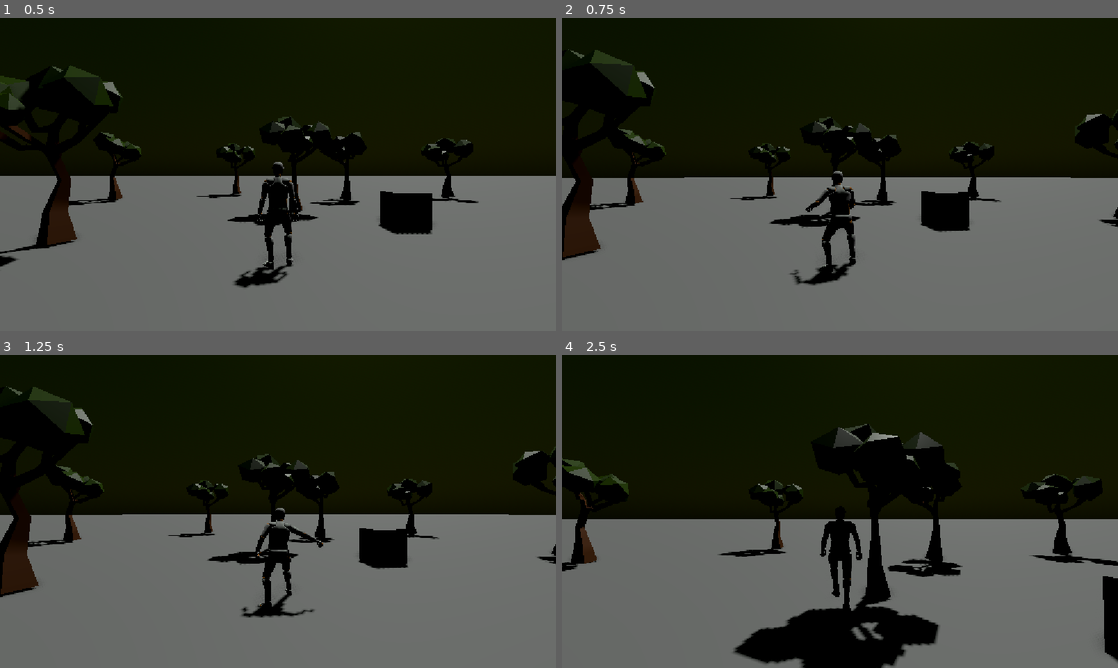
Above: before the commit, frames 1-4 (two rows, left to right).
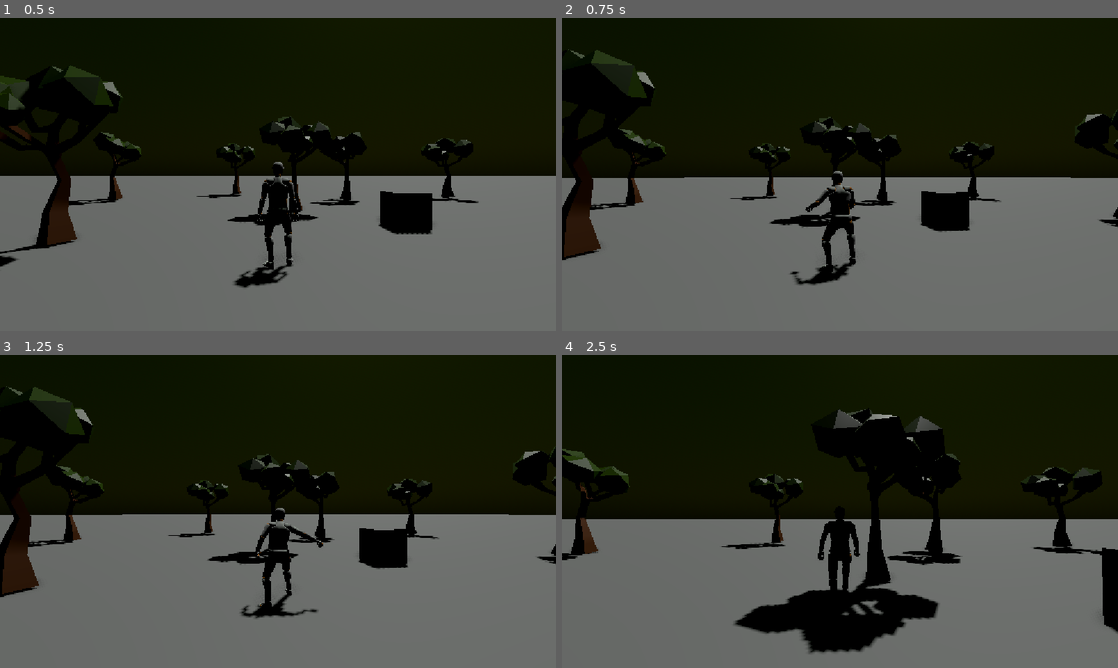
Above: after the commit, the same moments.

Repository: SamuelRodriguesMGR/dark-low-poly
Game: Godot game, scene res://Scenes/game.tscn
The game is run twice, just before and just after one commit, with the same random seed, the same clock (stepped at 60 frames per second) and the same inputs.
Inputs (mouse positions are in pixels of both pictures, inside the frame that each line leads up to):
- Up to frame 1 (0.5 s): no input
- Up to frame 2 (0.75 s): move the mouse to (867, 174) at 0.52 s; hold W (up) from 0.53 s (still down); click (867, 174) at 0.6 s
- Up to frame 3 (1.25 s): keep holding W (up); tap Space (jump) at 0.77, 1.07 s; tap F (roll) at 0.8 s
- Up to frame 4 (2.5 s): keep holding W (up); move the mouse to (812, 511) at 1.27 s; tap F (roll) at 1.35 s; tap Space (jump) at 1.52, 1.55, 1.82, 2.1 s; move the mouse to (851, 505) at 2.02 s; click (851, 505) at 2.3 s

Frame 1 is identical in both runs. In frame 2, 0.1% of the frame differs, in the area x 0-100%, y 10-86%; in frame 3, 0.1%; in frame 4, 10%, in the area x 0-100%, y 17-100%.

Commit message:
player jump

Diff:
--- a/Assets/animTree.tres
+++ b/Assets/animTree.tres
@@ -12,6 +12,13 @@
 [sub_resource type="AnimationNodeAnimation" id="AnimationNodeAnimation_qqvsf"]
 animation = &"Human_Idle_empty"
 
+[sub_resource type="AnimationNodeAnimation" id="AnimationNodeAnimation_8wkdj"]
+animation = &"Human_Idle_Jump"
+
+[sub_resource type="AnimationNodeOneShot" id="AnimationNodeOneShot_8wkdj"]
+fadein_time = 0.1
+fadeout_time = 0.5
+
 [sub_resource type="AnimationNodeBlend2" id="AnimationNodeBlend2_8gg06"]
 
 [sub_resource type="AnimationNodeAnimation" id="AnimationNodeAnimation_1mdwi"]
@@ -24,17 +31,19 @@
 [sub_resource type="AnimationNodeAnimation" id="AnimationNodeAnimation_dxcao"]
 animation = &"Human_Run_empty"
 
+[sub_resource type="AnimationNodeTimeScale" id="AnimationNodeTimeScale_oe86t"]
+
 [sub_resource type="AnimationNodeTimeScale" id="AnimationNodeTimeScale_8wkdj"]
 
 [resource]
-graph_offset = Vector2(-336.81427, 613.2057)
+graph_offset = Vector2(-508.94434, 334.30594)
 nodes/output/position = Vector2(1380, 780)
 nodes/Idle/node = SubResource("AnimationNodeAnimation_qqvsf")
-nodes/Idle/position = Vector2(-140, 840)
+nodes/Idle/position = Vector2(-480, 680)
 nodes/LocomotionBlend/node = SubResource("AnimationNodeBlend2_8gg06")
-nodes/LocomotionBlend/position = Vector2(200, 820)
+nodes/LocomotionBlend/position = Vector2(-200, 800)
 nodes/Run/node = SubResource("AnimationNodeAnimation_dxcao")
-nodes/Run/position = Vector2(-140, 1380)
+nodes/Run/position = Vector2(-540, 920)
 nodes/AttackOneShot/node = SubResource("AnimationNodeOneShot_fu1fx")
 nodes/AttackOneShot/position = Vector2(980, 760)
 nodes/Atk1/node = SubResource("AnimationNodeAnimation_apx8m")
@@ -44,7 +53,13 @@
 nodes/Roll/node = SubResource("AnimationNodeAnimation_1mdwi")
 nodes/Roll/position = Vector2(140, 1360)
 nodes/RollOneShot/node = SubResource("AnimationNodeOneShot_dxcao")
-nodes/RollOneShot/position = Vector2(500, 840)
+nodes/RollOneShot/position = Vector2(560, 820)
 nodes/roll_duration/node = SubResource("AnimationNodeTimeScale_8wkdj")
 nodes/roll_duration/position = Vector2(380, 1180)
-node_connections = [&"output", 0, &"AttackOneShot", &"LocomotionBlend", 0, &"Idle", &"LocomotionBlend", 1, &"Run", &"AttackOneShot", 0, &"RollOneShot", &"AttackOneShot", 1, &"AttackSpeed", &"AttackSpeed", 0, &"Atk1", &"RollOneShot", 0, &"LocomotionBlend", &"RollOneShot", 1, &"roll_duration", &"roll_duration", 0, &"Roll"]
+nodes/Jump/node = SubResource("AnimationNodeAnimation_8wkdj")
+nodes/Jump/position = Vector2(-580, 1300)
+nodes/JumpOneShot/node = SubResource("AnimationNodeOneShot_8wkdj")
+nodes/JumpOneShot/position = Vector2(180, 840)
+nodes/TimeScale/node = SubResource("AnimationNodeTimeScale_oe86t")
+nodes/TimeScale/position = Vector2(-338.13135, 1291.4252)
+node_connections = [&"output", 0, &"AttackOneShot", &"LocomotionBlend", 0, &"Idle", &"LocomotionBlend", 1, &"Run", &"AttackOneShot", 0, &"RollOneShot", &"AttackOneShot", 1, &"AttackSpeed", &"AttackSpeed", 0, &"Atk1", &"RollOneShot", 0, &"JumpOneShot", &"RollOneShot", 1, &"roll_duration", &"roll_duration", 0, &"Roll", &"JumpOneShot", 0, &"LocomotionBlend", &"JumpOneShot", 1, &"TimeScale", &"TimeScale", 0, &"Jump"]
--- a/Scenes/Characters/Player/PlayerFSM.gd
+++ b/Scenes/Characters/Player/PlayerFSM.gd
@@ -5,8 +5,12 @@
 const LOCOMOTION_BLEND: StringName = &"parameters/LocomotionBlend/blend_amount"
 const ATTACK_REQUEST: StringName = &"parameters/AttackOneShot/request"
 const ATTACK_ACTIVE: StringName = &"parameters/AttackOneShot/active"
+
 const ROLL_REQUEST: StringName = &"parameters/RollOneShot/request"
 const ROLL_ACTIVE: StringName = &"parameters/RollOneShot/active"
+
+const JUMP_REQUEST: StringName = &"parameters/JumpOneShot/request"
+const JUMP_ACTIVE: StringName = &"parameters/JumpOneShot/active"
 
 @onready var animation_tree: AnimationTree = parent.get_node("AnimationTree")
 
@@ -23,6 +27,7 @@
 	_add_state("locomotion")
 	_add_state("attack")
 	_add_state("roll")
+	_add_state("jump")
 
 
 func _ready() -> void:
@@ -50,16 +55,29 @@
 			):
 				return states.roll
 
+			if (
+				parent.can_move
+				and parent.jump_buffer_timer > 0.0
+				and parent.coyote_timer > 0.0
+			):
+				return states.jump
+
 		states.attack:
 			var attack_active: bool = animation_tree.get(ATTACK_ACTIVE)
 
 			if not attack_active:
 				return states.locomotion
 
+		states.jump:
+			var jump_active: bool = animation_tree.get(JUMP_ACTIVE)
+			if not jump_active and parent.is_on_floor():
+				return states.locomotion
+
 		states.roll:
 			var roll_active: bool = animation_tree.get(ROLL_ACTIVE)
 			if not roll_active:
 				return states.locomotion
+
 
 	return -1
 
@@ -77,6 +95,18 @@
 
 			animation_tree.set(
 				ATTACK_REQUEST,
+				AnimationNodeOneShot.ONE_SHOT_REQUEST_FIRE
+			)
+
+		states.jump:
+			# Применяем импульс прыжка
+			parent.velocity.y = parent.jump_velocity
+			# Сбрасываем таймеры, чтобы прыжок не сработал повторно
+			parent.coyote_timer = 0.0
+			parent.jump_buffer_timer = 0.0
+			# Запускаем анимацию прыжка
+			animation_tree.set(
+				JUMP_REQUEST,
 				AnimationNodeOneShot.ONE_SHOT_REQUEST_FIRE
 			)
 
--- a/Scenes/Characters/Player/player.gd
+++ b/Scenes/Characters/Player/player.gd
@@ -91,11 +91,6 @@
 
 ##Прыжок
 func _handle_jump() -> void:
-	if jump_buffer_timer > 0.0 and coyote_timer > 0.0:
-		velocity.y = jump_velocity
-		coyote_timer = 0.0
-		jump_buffer_timer = 0.0
-
 	if Input.is_action_just_released(&"jump") and velocity.y > 0.0:
 		velocity.y *= 0.5
 
--- a/Scenes/Characters/Player/player.tscn
+++ b/Scenes/Characters/Player/player.tscn
@@ -27,47 +27,47 @@
 transform = Transform3D(-1, 0, -8.742278e-08, 0, 1, 0, 8.742278e-08, 0, -1, 0, 0, 0)
 
 [node name="Skeleton3D" parent="VisualRoot/Character_anim/Rigged Human Mannequin man (Rigify)" parent_id_path=PackedInt32Array(105577434, 1423673759) index="0" unique_id=1147659186]
-bones/0/position = Vector3(7.6354705e-16, 0.7418385, -0.020853646)
-bones/0/rotation = Quaternion(0.052037664, 2.380956e-07, 1.2406749e-08, 0.9986452)
+bones/0/position = Vector3(7.635472e-16, 0.74451864, -0.021071516)
+bones/0/rotation = Quaternion(0.05195374, 2.3809662e-07, 1.2386741e-08, 0.99864954)
 bones/1/rotation = Quaternion(-0.04335061, -1.19097216e-07, -1.5503387e-08, 0.99906)
-bones/2/rotation = Quaternion(0.04055686, -1.1911556e-07, 4.8345763e-09, 0.9991773)
-bones/3/rotation = Quaternion(0.08170339, 1.0653601e-07, -4.197057e-09, 0.9966567)
-bones/4/rotation = Quaternion(0.041835975, 1.4393255e-07, 3.6951388e-08, 0.9991245)
+bones/2/rotation = Quaternion(0.039238255, -1.1912167e-07, 4.6774025e-09, 0.9992299)
+bones/3/rotation = Quaternion(0.08030763, 1.06529846e-07, -4.3462114e-09, 0.9967702)
+bones/4/rotation = Quaternion(0.043212533, 1.4392923e-07, 3.743945e-08, 0.99906594)
 bones/5/rotation = Quaternion(-0.0023963037, -3.593287e-08, 6.644879e-08, 0.99999714)
-bones/6/rotation = Quaternion(-0.14844806, -8.146681e-08, -1.2271542e-07, 0.9889202)
-bones/7/position = Vector3(0.08915554, 0.8164362, -0.0021314546)
-bones/7/rotation = Quaternion(0.9859112, 0.106823884, 0.0059185633, 0.12857975)
-bones/7/scale = Vector3(1.015008, 0.9706466, 1.0150079)
-bones/8/rotation = Quaternion(-3.034179e-08, -0.10655019, -2.1464531e-08, 0.9943074)
-bones/9/rotation = Quaternion(0.38507524, -0.10581038, 0.043995522, 0.9157433)
-bones/9/scale = Vector3(0.99923277, 0.9794264, 1.0228106)
+bones/6/rotation = Quaternion(-0.14508751, -8.177447e-08, -1.2209566e-07, 0.9894189)
+bones/7/position = Vector3(0.08915554, 0.819123, -0.0023762733)
+bones/7/rotation = Quaternion(0.9865085, 0.105121054, 0.005805298, 0.12536742)
+bones/7/scale = Vector3(1.0147679, 0.971106, 1.014768)
+bones/8/rotation = Quaternion(-2.7287724e-08, -0.10662067, -1.4749668e-08, 0.9942998)
+bones/9/rotation = Quaternion(0.37802926, -0.10611061, 0.04314392, 0.9186801)
+bones/9/scale = Vector3(0.9992404, 0.98038614, 1.0217707)
 bones/10/rotation = Quaternion(-2.234976e-08, -0.010298346, -5.281195e-09, 0.9999471)
-bones/11/rotation = Quaternion(-0.65671444, -0.010266368, 0.04527136, 0.7527093)
-bones/11/scale = Vector3(0.986435, 0.9864201, 1.0277969)
+bones/11/rotation = Quaternion(-0.6535985, -0.010254533, 0.044955257, 0.75543565)
+bones/11/scale = Vector3(0.9866313, 0.9867095, 1.0272954)
 bones/12/rotation = Quaternion(0.034747213, 0.9539967, -0.29760763, 0.010616786)
 bones/12/scale = Vector3(0.9998775, 1.0001333, 0.99999547)
-bones/13/position = Vector3(-0.08915553, 0.8164362, -0.002131462)
-bones/13/rotation = Quaternion(0.95997965, -0.12983027, -0.0071933074, 0.24805564)
-bones/13/scale = Vector3(1.0142137, 0.9721675, 1.0142138)
-bones/14/rotation = Quaternion(-6.5029377e-09, 0.07973612, -4.4339785e-08, 0.99681604)
-bones/15/rotation = Quaternion(0.36163443, 0.079288825, -0.030467119, 0.9284426)
-bones/15/scale = Vector3(0.99926066, 0.9826911, 1.0192742)
+bones/13/position = Vector3(-0.08915555, 0.8191231, -0.0023762733)
+bones/13/rotation = Quaternion(0.96124846, -0.1282979, -0.007085267, 0.24390757)
+bones/13/scale = Vector3(1.0139554, 0.97266334, 1.0139555)
+bones/14/rotation = Quaternion(-9.951132e-09, 0.07980942, -4.1427064e-08, 0.99681014)
+bones/15/rotation = Quaternion(0.35374483, 0.079575226, -0.029791636, 0.9314746)
+bones/15/scale = Vector3(0.99927056, 0.9836939, 1.0181872)
 bones/16/rotation = Quaternion(3.44868e-08, -0.046625454, -1.3642253e-08, 0.99891245)
-bones/17/rotation = Quaternion(-0.54578364, -0.046160057, -0.055554554, 0.83480734)
-bones/17/scale = Vector3(0.9869778, 0.9928413, 1.020943)
+bones/17/rotation = Quaternion(-0.542522, -0.046034083, -0.05593939, 0.836912)
+bones/17/scale = Vector3(0.9872587, 0.9931103, 1.0203726)
 bones/18/rotation = Quaternion(-0.0348938, 0.95396674, -0.29766965, -0.0110848285)
 bones/18/scale = Vector3(0.999867, 1.0001446, 0.9999955)
-bones/19/position = Vector3(0.082570046, 1.4198065, 0.05574532)
-bones/19/rotation = Quaternion(0.49188277, 0.38374707, 0.6058502, -0.49369526)
-bones/20/position = Vector3(0.1853431, 1.3557856, 0.03381788)
-bones/20/rotation = Quaternion(-0.07407522, 0.15820739, -0.97752917, 0.11798337)
-bones/20/scale = Vector3(1.0086651, 0.9828923, 1.0086652)
-bones/21/rotation = Quaternion(-2.1363778e-08, 0.02196796, -5.1807838e-08, 0.9997587)
-bones/22/rotation = Quaternion(0.26987055, 0.02199074, -0.006074991, 0.96262634)
-bones/22/scale = Vector3(1.0004529, 0.99225444, 1.0076177)
-bones/23/rotation = Quaternion(4.467504e-08, -0.027983813, 3.5784705e-08, 0.9996084)
-bones/24/rotation = Quaternion(0.10758461, -0.028165776, 0.031651285, 0.99329275)
-bones/24/scale = Vector3(0.9910528, 1.0169805, 0.9922503)
+bones/19/position = Vector3(0.082570046, 1.4227431, 0.053636506)
+bones/19/rotation = Quaternion(0.49327195, 0.38545275, 0.6047665, -0.49230736)
+bones/20/position = Vector3(0.18534306, 1.3586175, 0.03205798)
+bones/20/rotation = Quaternion(-0.07365915, 0.15456855, -0.97819394, 0.11755638)
+bones/20/scale = Vector3(1.0085942, 0.98303056, 1.0085943)
+bones/21/rotation = Quaternion(3.22743e-08, 0.021716801, -1.0018726e-07, 0.99976426)
+bones/22/rotation = Quaternion(0.26600415, 0.0217038, -0.0059027183, 0.96370953)
+bones/22/scale = Vector3(1.0004463, 0.99251467, 1.0073495)
+bones/23/rotation = Quaternion(5.6498784e-08, -0.027715234, 5.06624e-08, 0.9996159)
+bones/24/rotation = Quaternion(0.107801005, -0.027907893, 0.03164285, 0.9932769)
+bones/24/scale = Vector3(0.9911261, 1.016835, 0.99231774)
 bones/25/position = Vector3(0.0065984745, 0.12044685, 0.035507984)
 bones/25/rotation = Quaternion(0.274081, 0.6873801, -0.26912984, 0.6164069)
 bones/26/rotation = Quaternion(0.15018345, 2.8056688e-06, -1.0507719e-06, 0.9886582)
@@ -87,17 +87,17 @@
 bones/40/rotation = Quaternion(0.3919118, 0.61861014, -0.39735627, 0.55302316)
 bones/41/rotation = Quaternion(0.6552147, -8.7912274e-05, -0.00010131805, 0.75544274)
 bones/42/rotation = Quaternion(0.6819938, 0.00017138959, 0.00019311627, 0.73135793)
-bones/44/position = Vector3(-0.08257004, 1.4198065, 0.05574532)
-bones/44/rotation = Quaternion(0.49188888, -0.38375455, -0.60584545, -0.49368933)
-bones/45/position = Vector3(-0.18534304, 1.3557858, 0.03381788)
-bones/45/rotation = Quaternion(-0.07407582, -0.15820816, 0.977529, 0.11798361)
-bones/45/scale = Vector3(1.0086656, 0.98289204, 1.0086654)
-bones/46/rotation = Quaternion(-2.8508671e-08, -0.021968214, 4.7884328e-08, 0.9997587)
-bones/47/rotation = Quaternion(0.2698721, -0.021990897, 0.006074852, 0.962626)
-bones/47/scale = Vector3(1.0004532, 0.9922547, 1.0076178)
-bones/48/rotation = Quaternion(-3.61549e-09, 0.027983926, 6.573384e-08, 0.9996084)
-bones/49/rotation = Quaternion(0.10758455, 0.028165763, -0.031651154, 0.99329275)
-bones/49/scale = Vector3(0.99105304, 1.0169806, 0.9922505)
+bones/44/position = Vector3(-0.08257004, 1.4227431, 0.053636502)
+bones/44/rotation = Quaternion(0.49329287, -0.3854783, -0.60475016, -0.49228656)
+bones/45/position = Vector3(-0.18534306, 1.3586174, 0.032057974)
+bones/45/rotation = Quaternion(-0.07365701, -0.15455718, 0.9781961, 0.11755515)
+bones/45/scale = Vector3(1.0085946, 0.9830305, 1.0085945)
+bones/46/rotation = Quaternion(-4.6351232e-08, -0.021716952, 4.9027754e-08, 0.99976414)
+bones/47/rotation = Quaternion(0.26602027, -0.021705097, 0.0059033283, 0.963705)
+bones/47/scale = Vector3(1.0004468, 0.99251485, 1.0073496)
+bones/48/rotation = Quaternion(2.0469168e-08, 0.027715351, 2.424402e-08, 0.9996159)
+bones/49/rotation = Quaternion(0.10780138, 0.027907891, -0.03164266, 0.9932768)
+bones/49/scale = Vector3(0.9911265, 1.0168352, 0.992318)
 bones/50/position = Vector3(-0.0065983804, 0.12044675, 0.035508014)
 bones/50/rotation = Quaternion(0.2740809, -0.6873802, 0.26912978, 0.6164068)
 bones/51/rotation = Quaternion(0.15018374, -2.8609459e-06, 1.0029707e-06, 0.98865813)
@@ -138,6 +138,10 @@
 parameters/RollOneShot/internal_active = false
 parameters/RollOneShot/request = 0
 parameters/roll_duration/scale = 1.2000000000000028
+parameters/JumpOneShot/active = false
+parameters/JumpOneShot/internal_active = false
+parameters/JumpOneShot/request = 0
+parameters/TimeScale/scale = 1.2000000000000028
 
 [node name="CameraPivot" type="Node3D" parent="." index="4" unique_id=1909787148]
 transform = Transform3D(1, 0, 0, 0, 1, 0, 0, 0, 1, 0, 1.5, 0)
--- a/Scenes/Characters/character.gd
+++ b/Scenes/Characters/character.gd
@@ -9,7 +9,7 @@
 ##Чем выше этот параметр, тем быстрее скорость движения накапливается до нужной (при ходьбе или беге)
 @export var acceleration: float = 12.0
 ##Чем ниже этот параметр, тем дольше останавливается
-@export var deceleration: float = 22.0
+@export var deceleration: float = 30.0
 
 @onready var visual_root: Node3D = get_node("VisualRoot")
 @onready var finite_state_machine = $FiniteStateMachine
